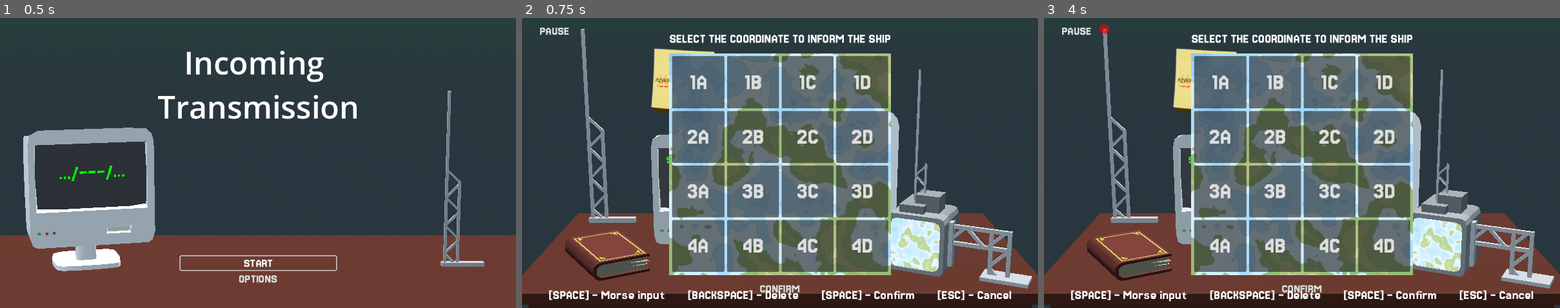
Above: before the commit, frames 1-3 (left to right).
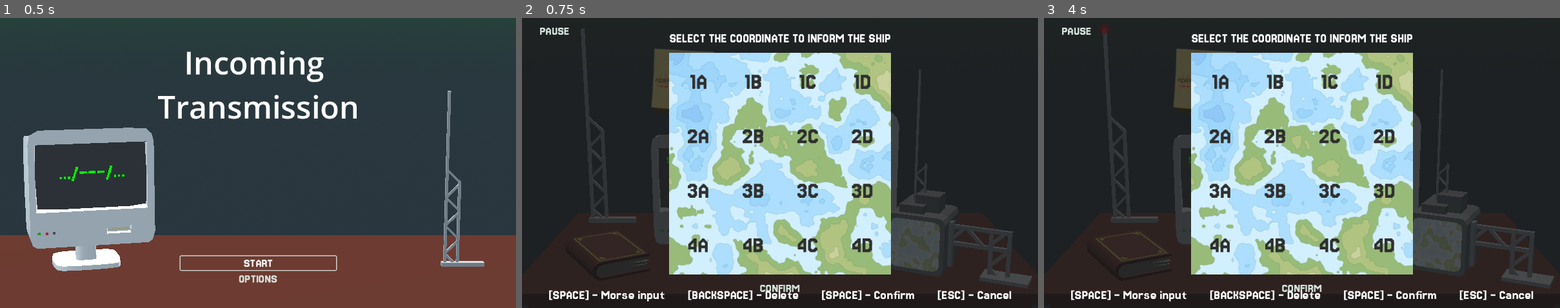
Above: after the commit, the same moments.

Repository: LucasFASouza/loophole
Game: Godot game, scene res://core/main_menu.tscn
The game is run twice, just before and just after one commit, with the same random seed, the same clock (stepped at 60 frames per second) and the same inputs.
Inputs:
- Up to frame 1 (0.5 s): no input
- Up to frame 2 (0.75 s): click "START" at 0.5 s
- Up to frame 3 (4 s): click "1A" at 1.25 s; click "1B" at 2 s; click "1C" at 2.75 s; click "1D" at 3.5 s

Frame 1 is identical in both runs. In frame 2, 90% of the frame differs, in the area x 0-100%, y 0-100%; in frame 3, 90%.

Commit message:
nao lembro o que mudei

Diff:
--- a/UI/options_menu.tscn
+++ b/UI/options_menu.tscn
@@ -1,7 +1,7 @@
 [gd_scene load_steps=3 format=3 uid="uid://cua3g4kgtq2ns"]
 
 [ext_resource type="Script" uid="uid://buhr84qoiuni4" path="res://UI/options_menu.gd" id="1_q6x1i"]
-[ext_resource type="Theme" uid="uid://dfgj2usx5hjn6" path="res://ui.tres" id="2_onhes"]
+[ext_resource type="Theme" uid="uid://dfgj2usx5hjn6" path="res://themes/ui.tres" id="2_onhes"]
 
 [node name="OptionsMenu" type="PanelContainer"]
 anchors_preset = 15
--- a/core/main_game.gd
+++ b/core/main_game.gd
@@ -101,3 +101,8 @@
 	options_menu.visible = false
 	main_ui.visible = true
 	get_tree().paused = false
+
+
+
+func _on_gps_selected(coordinate: String) -> void:
+	print(coordinate)
--- a/core/main_game.tscn
+++ b/core/main_game.tscn
@@ -8,7 +8,7 @@
 [ext_resource type="ArrayMesh" uid="uid://dgg1ogf01rjjh" path="res://assets/models/desk.res" id="5_3k31u"]
 [ext_resource type="Texture2D" uid="uid://blppcsi8cia2f" path="res://assets/posters/postit.png" id="6_0d78q"]
 [ext_resource type="Texture2D" uid="uid://bge5jgqf7hm4w" path="res://assets/posters/postit2.png" id="7_uo27g"]
-[ext_resource type="Theme" uid="uid://dfgj2usx5hjn6" path="res://ui.tres" id="8_2epw8"]
+[ext_resource type="Theme" uid="uid://dfgj2usx5hjn6" path="res://themes/ui.tres" id="8_2epw8"]
 [ext_resource type="PackedScene" uid="uid://cua3g4kgtq2ns" path="res://UI/options_menu.tscn" id="9_vlmcc"]
 [ext_resource type="ArrayMesh" uid="uid://borrfbdagja3t" path="res://assets/models/book.res" id="10_vlmcc"]
 
@@ -161,5 +161,6 @@
 process_mode = 3
 
 [connection signal="confirm_pressed" from="MorseInput" to="." method="_confirm_input_message"]
+[connection signal="gps_selected" from="GPS" to="." method="_on_gps_selected"]
 [connection signal="pressed" from="CanvasLayer/MainUI/VBoxContainer/Topbar/Pause" to="." method="_on_pause_pressed"]
 [connection signal="close_options" from="CanvasLayer/OptionsMenu" to="." method="_on_options_menu_close_options"]
--- a/core/main_menu.tscn
+++ b/core/main_menu.tscn
@@ -4,7 +4,7 @@
 [ext_resource type="ArrayMesh" uid="uid://dgg1ogf01rjjh" path="res://assets/models/desk.res" id="2_8uxxo"]
 [ext_resource type="PackedScene" uid="uid://c5np808a7uc7b" path="res://desk_itens/morse_antenna.tscn" id="2_rmr83"]
 [ext_resource type="ArrayMesh" uid="uid://bgvmmlgc5jr3n" path="res://assets/models/high_monitor.res" id="3_8uxxo"]
-[ext_resource type="Theme" uid="uid://dfgj2usx5hjn6" path="res://ui.tres" id="4_rmr83"]
+[ext_resource type="Theme" uid="uid://dfgj2usx5hjn6" path="res://themes/ui.tres" id="4_rmr83"]
 [ext_resource type="FontFile" uid="uid://n1eu5vuo4qkw" path="res://assets/fonts/Jersey_15/Jersey15-Regular.ttf" id="5_i3ow4"]
 [ext_resource type="PackedScene" uid="uid://cua3g4kgtq2ns" path="res://UI/options_menu.tscn" id="7_opyrh"]
 
--- a/desk_itens/gps.gd
+++ b/desk_itens/gps.gd
@@ -2,6 +2,8 @@
 
 @onready var grid_container: GridContainer = %GridContainer
 var selected_button: String
+
+signal gps_selected(coordinate: String)
 
 func _ready() -> void:
 	for child in grid_container.get_children():
@@ -18,4 +20,4 @@
 
 
 func _on_confirm_pressed() -> void:
-	print("Confirmed button: ", selected_button)
+	gps_selected.emit(selected_button)
--- a/desk_itens/gps.tscn
+++ b/desk_itens/gps.tscn
@@ -4,7 +4,7 @@
 [ext_resource type="Texture2D" uid="uid://dx4q5myenv7h" path="res://assets/posters/map.png" id="1_obiia"]
 [ext_resource type="ArrayMesh" uid="uid://rkehb6r3nphd" path="res://assets/models/tv.res" id="2_2vjgp"]
 [ext_resource type="Theme" uid="uid://c7n8ed1v02tcj" path="res://themes/gps_buttons.tres" id="4_5elpi"]
-[ext_resource type="Theme" uid="uid://dfgj2usx5hjn6" path="res://ui.tres" id="4_p2e6t"]
+[ext_resource type="Theme" uid="uid://dfgj2usx5hjn6" path="res://themes/ui.tres" id="4_p2e6t"]
 
 [node name="GPS" type="Node3D"]
 script = ExtResource("1_2vjgp")
@@ -20,7 +20,7 @@
 
 [node name="CanvasLayer" type="CanvasLayer" parent="."]
 
-[node name="MarginContainer" type="MarginContainer" parent="CanvasLayer"]
+[node name="PanelContainer" type="PanelContainer" parent="CanvasLayer"]
 anchors_preset = 15
 anchor_right = 1.0
 anchor_bottom = 1.0
@@ -28,30 +28,29 @@
 grow_vertical = 2
 size_flags_horizontal = 3
 size_flags_vertical = 3
-theme_override_constants/margin_top = 48
-theme_override_constants/margin_bottom = 48
-
-[node name="CenterContainer" type="CenterContainer" parent="CanvasLayer/MarginContainer"]
-layout_mode = 2
-size_flags_horizontal = 3
-size_flags_vertical = 3
-
-[node name="VBoxContainer" type="VBoxContainer" parent="CanvasLayer/MarginContainer/CenterContainer"]
+theme = ExtResource("4_p2e6t")
+
+[node name="CenterContainer" type="CenterContainer" parent="CanvasLayer/PanelContainer"]
+layout_mode = 2
+size_flags_horizontal = 3
+size_flags_vertical = 3
+
+[node name="VBoxContainer" type="VBoxContainer" parent="CanvasLayer/PanelContainer/CenterContainer"]
 layout_mode = 2
 theme_override_constants/separation = 16
 
-[node name="Label" type="Label" parent="CanvasLayer/MarginContainer/CenterContainer/VBoxContainer"]
+[node name="Label" type="Label" parent="CanvasLayer/PanelContainer/CenterContainer/VBoxContainer"]
 layout_mode = 2
 theme = ExtResource("4_p2e6t")
 text = "SELECT THE COORDINATE TO INFORM THE SHIP"
 horizontal_alignment = 1
 
-[node name="TextureRect" type="TextureRect" parent="CanvasLayer/MarginContainer/CenterContainer/VBoxContainer"]
+[node name="TextureRect" type="TextureRect" parent="CanvasLayer/PanelContainer/CenterContainer/VBoxContainer"]
 layout_mode = 2
 texture = ExtResource("1_obiia")
 expand_mode = 5
 
-[node name="MarginContainer" type="MarginContainer" parent="CanvasLayer/MarginContainer/CenterContainer/VBoxContainer/TextureRect"]
+[node name="MarginContainer" type="MarginContainer" parent="CanvasLayer/PanelContainer/CenterContainer/VBoxContainer/TextureRect"]
 layout_mode = 1
 anchors_preset = 15
 anchor_right = 1.0
@@ -63,14 +62,14 @@
 theme_override_constants/margin_right = 6
 theme_override_constants/margin_bottom = 6
 
-[node name="GridContainer" type="GridContainer" parent="CanvasLayer/MarginContainer/CenterContainer/VBoxContainer/TextureRect/MarginContainer"]
+[node name="GridContainer" type="GridContainer" parent="CanvasLayer/PanelContainer/CenterContainer/VBoxContainer/TextureRect/MarginContainer"]
 unique_name_in_owner = true
 layout_mode = 2
 theme_override_constants/h_separation = 6
 theme_override_constants/v_separation = 6
 columns = 4
 
-[node name="1A" type="Button" parent="CanvasLayer/MarginContainer/CenterContainer/VBoxContainer/TextureRect/MarginContainer/GridContainer"]
+[node name="1A" type="Button" parent="CanvasLayer/PanelContainer/CenterContainer/VBoxContainer/TextureRect/MarginContainer/GridContainer"]
 layout_mode = 2
 size_flags_horizontal = 3
 size_flags_vertical = 3
@@ -78,7 +77,7 @@
 toggle_mode = true
 text = "1A"
 
-[node name="1B" type="Button" parent="CanvasLayer/MarginContainer/CenterContainer/VBoxContainer/TextureRect/MarginContainer/GridContainer"]
+[node name="1B" type="Button" parent="CanvasLayer/PanelContainer/CenterContainer/VBoxContainer/TextureRect/MarginContainer/GridContainer"]
 layout_mode = 2
 size_flags_horizontal = 3
 size_flags_vertical = 3
@@ -86,7 +85,7 @@
 toggle_mode = true
 text = "1B"
 
-[node name="1C" type="Button" parent="CanvasLayer/MarginContainer/CenterContainer/VBoxContainer/TextureRect/MarginContainer/GridContainer"]
+[node name="1C" type="Button" parent="CanvasLayer/PanelContainer/CenterContainer/VBoxContainer/TextureRect/MarginContainer/GridContainer"]
 layout_mode = 2
 size_flags_horizontal = 3
 size_flags_vertical = 3
@@ -94,7 +93,7 @@
 toggle_mode = true
 text = "1C"
 
-[node name="1D" type="Button" parent="CanvasLayer/MarginContainer/CenterContainer/VBoxContainer/TextureRect/MarginContainer/GridContainer"]
+[node name="1D" type="Button" parent="CanvasLayer/PanelContainer/CenterContainer/VBoxContainer/TextureRect/MarginContainer/GridContainer"]
 layout_mode = 2
 size_flags_horizontal = 3
 size_flags_vertical = 3
@@ -102,7 +101,7 @@
 toggle_mode = true
 text = "1D"
 
-[node name="2A" type="Button" parent="CanvasLayer/MarginContainer/CenterContainer/VBoxContainer/TextureRect/MarginContainer/GridContainer"]
+[node name="2A" type="Button" parent="CanvasLayer/PanelContainer/CenterContainer/VBoxContainer/TextureRect/MarginContainer/GridContainer"]
 layout_mode = 2
 size_flags_horizontal = 3
 size_flags_vertical = 3
@@ -110,7 +109,7 @@
 toggle_mode = true
 text = "2A"
 
-[node name="2B" type="Button" parent="CanvasLayer/MarginContainer/CenterContainer/VBoxContainer/TextureRect/MarginContainer/GridContainer"]
+[node name="2B" type="Button" parent="CanvasLayer/PanelContainer/CenterContainer/VBoxContainer/TextureRect/MarginContainer/GridContainer"]
 layout_mode = 2
 size_flags_horizontal = 3
 size_flags_vertical = 3
@@ -118,7 +117,7 @@
 toggle_mode = true
 text = "2B"
 
-[node name="2C" type="Button" parent="CanvasLayer/MarginContainer/CenterContainer/VBoxContainer/TextureRect/MarginContainer/GridContainer"]
+[node name="2C" type="Button" parent="CanvasLayer/PanelContainer/CenterContainer/VBoxContainer/TextureRect/MarginContainer/GridContainer"]
 layout_mode = 2
 size_flags_horizontal = 3
 size_flags_vertical = 3
@@ -126,7 +125,7 @@
 toggle_mode = true
 text = "2C"
 
-[node name="2D" type="Button" parent="CanvasLayer/MarginContainer/CenterContainer/VBoxContainer/TextureRect/MarginContainer/GridContainer"]
+[node name="2D" type="Button" parent="CanvasLayer/PanelContainer/CenterContainer/VBoxContainer/TextureRect/MarginContainer/GridContainer"]
 layout_mode = 2
 size_flags_horizontal = 3
 size_flags_vertical = 3
@@ -134,7 +133,7 @@
 toggle_mode = true
 text = "2D"
 
-[node name="3A" type="Button" parent="CanvasLayer/MarginContainer/CenterContainer/VBoxContainer/TextureRect/MarginContainer/GridContainer"]
+[node name="3A" type="Button" parent="CanvasLayer/PanelContainer/CenterContainer/VBoxContainer/TextureRect/MarginContainer/GridContainer"]
 layout_mode = 2
 size_flags_horizontal = 3
 size_flags_vertical = 3
@@ -142,7 +141,7 @@
 toggle_mode = true
 text = "3A"
 
-[node name="3B" type="Button" parent="CanvasLayer/MarginContainer/CenterContainer/VBoxContainer/TextureRect/MarginContainer/GridContainer"]
+[node name="3B" type="Button" parent="CanvasLayer/PanelContainer/CenterContainer/VBoxContainer/TextureRect/MarginContainer/GridContainer"]
 layout_mode = 2
 size_flags_horizontal = 3
 size_flags_vertical = 3
@@ -150,7 +149,7 @@
 toggle_mode = true
 text = "3B"
 
-[node name="3C" type="Button" parent="CanvasLayer/MarginContainer/CenterContainer/VBoxContainer/TextureRect/MarginContainer/GridContainer"]
+[node name="3C" type="Button" parent="CanvasLayer/PanelContainer/CenterContainer/VBoxContainer/TextureRect/MarginContainer/GridContainer"]
 layout_mode = 2
 size_flags_horizontal = 3
 size_flags_vertical = 3
@@ -158,7 +157,7 @@
 toggle_mode = true
 text = "3C"
 
-[node name="3D" type="Button" parent="CanvasLayer/MarginContainer/CenterContainer/VBoxContainer/TextureRect/MarginContainer/GridContainer"]
+[node name="3D" type="Button" parent="CanvasLayer/PanelContainer/CenterContainer/VBoxContainer/TextureRect/MarginContainer/GridContainer"]
 layout_mode = 2
 size_flags_horizontal = 3
 size_flags_vertical = 3
@@ -166,7 +165,7 @@
 toggle_mode = true
 text = "3D"
 
-[node name="4A" type="Button" parent="CanvasLayer/MarginContainer/CenterContainer/VBoxContainer/TextureRect/MarginContainer/GridContainer"]
+[node name="4A" type="Button" parent="CanvasLayer/PanelContainer/CenterContainer/VBoxContainer/TextureRect/MarginContainer/GridContainer"]
 layout_mode = 2
 size_flags_horizontal = 3
 size_flags_vertical = 3
@@ -174,7 +173,7 @@
 toggle_mode = true
 text = "4A"
 
-[node name="4B" type="Button" parent="CanvasLayer/MarginContainer/CenterContainer/VBoxContainer/TextureRect/MarginContainer/GridContainer"]
+[node name="4B" type="Button" parent="CanvasLayer/PanelContainer/CenterContainer/VBoxContainer/TextureRect/MarginContainer/GridContainer"]
 layout_mode = 2
 size_flags_horizontal = 3
 size_flags_vertical = 3
@@ -182,7 +181,7 @@
 toggle_mode = true
 text = "4B"
 
-[node name="4C" type="Button" parent="CanvasLayer/MarginContainer/CenterContainer/VBoxContainer/TextureRect/MarginContainer/GridContainer"]
+[node name="4C" type="Button" parent="CanvasLayer/PanelContainer/CenterContainer/VBoxContainer/TextureRect/MarginContainer/GridContainer"]
 layout_mode = 2
 size_flags_horizontal = 3
 size_flags_vertical = 3
@@ -190,7 +189,7 @@
 toggle_mode = true
 text = "4C"
 
-[node name="4D" type="Button" parent="CanvasLayer/MarginContainer/CenterContainer/VBoxContainer/TextureRect/MarginContainer/GridContainer"]
+[node name="4D" type="Button" parent="CanvasLayer/PanelContainer/CenterContainer/VBoxContainer/TextureRect/MarginContainer/GridContainer"]
 layout_mode = 2
 size_flags_horizontal = 3
 size_flags_vertical = 3
@@ -198,9 +197,9 @@
 toggle_mode = true
 text = "4D"
 
-[node name="Confirm" type="Button" parent="CanvasLayer/MarginContainer/CenterContainer/VBoxContainer"]
+[node name="Confirm" type="Button" parent="CanvasLayer/PanelContainer/CenterContainer/VBoxContainer"]
 layout_mode = 2
 theme = ExtResource("4_p2e6t")
 text = "CONFIRM"
 
-[connection signal="pressed" from="CanvasLayer/MarginContainer/CenterContainer/VBoxContainer/Confirm" to="." method="_on_confirm_pressed"]
+[connection signal="pressed" from="CanvasLayer/PanelContainer/CenterContainer/VBoxContainer/Confirm" to="." method="_on_confirm_pressed"]
--- a/themes/gps_buttons.tres
+++ b/themes/gps_buttons.tres
@@ -8,6 +8,9 @@
 [sub_resource type="ImageTexture" id="ImageTexture_wc3r7"]
 
 [resource]
+Button/colors/font_color = Color(0.183591, 0.18359, 0.18359, 1)
+Button/colors/font_focus_color = Color(0.129558, 0.129559, 0.129559, 1)
+Button/colors/font_hover_color = Color(0.129412, 0.129412, 0.129412, 1)
 Button/font_sizes/font_size = 56
 Button/fonts/font = ExtResource("1_wc3r7")
 Button/styles/pressed = SubResource("StyleBoxFlat_wc3r7")
Renamed: ui.tres -> themes/ui.tres
